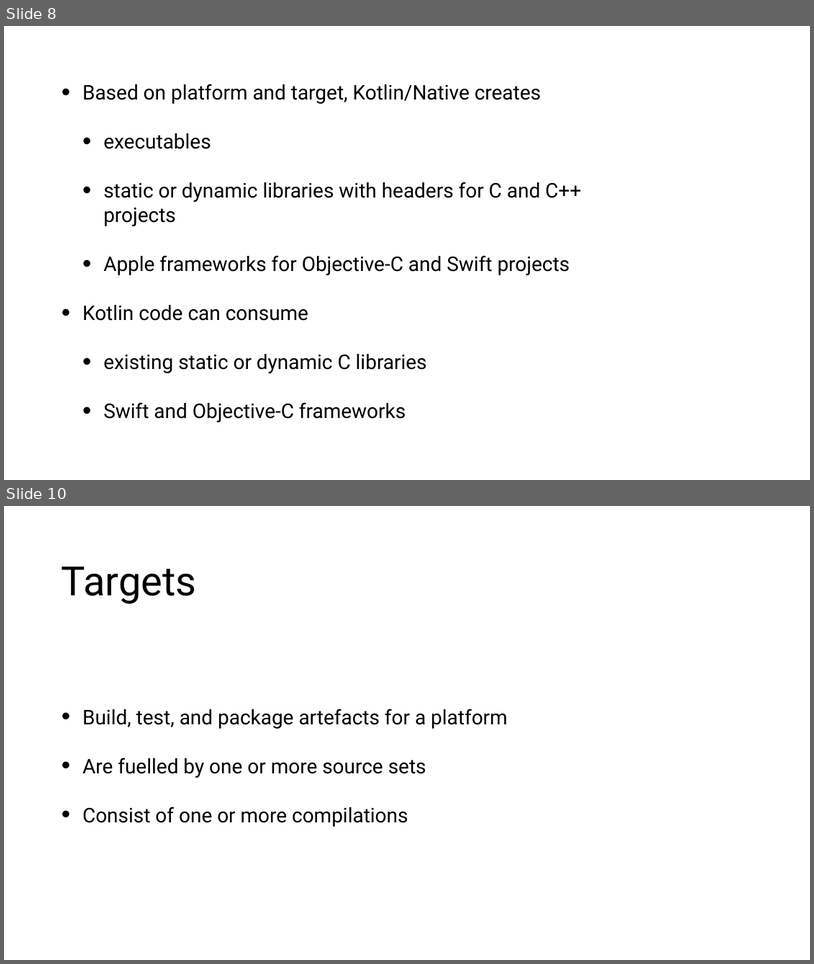
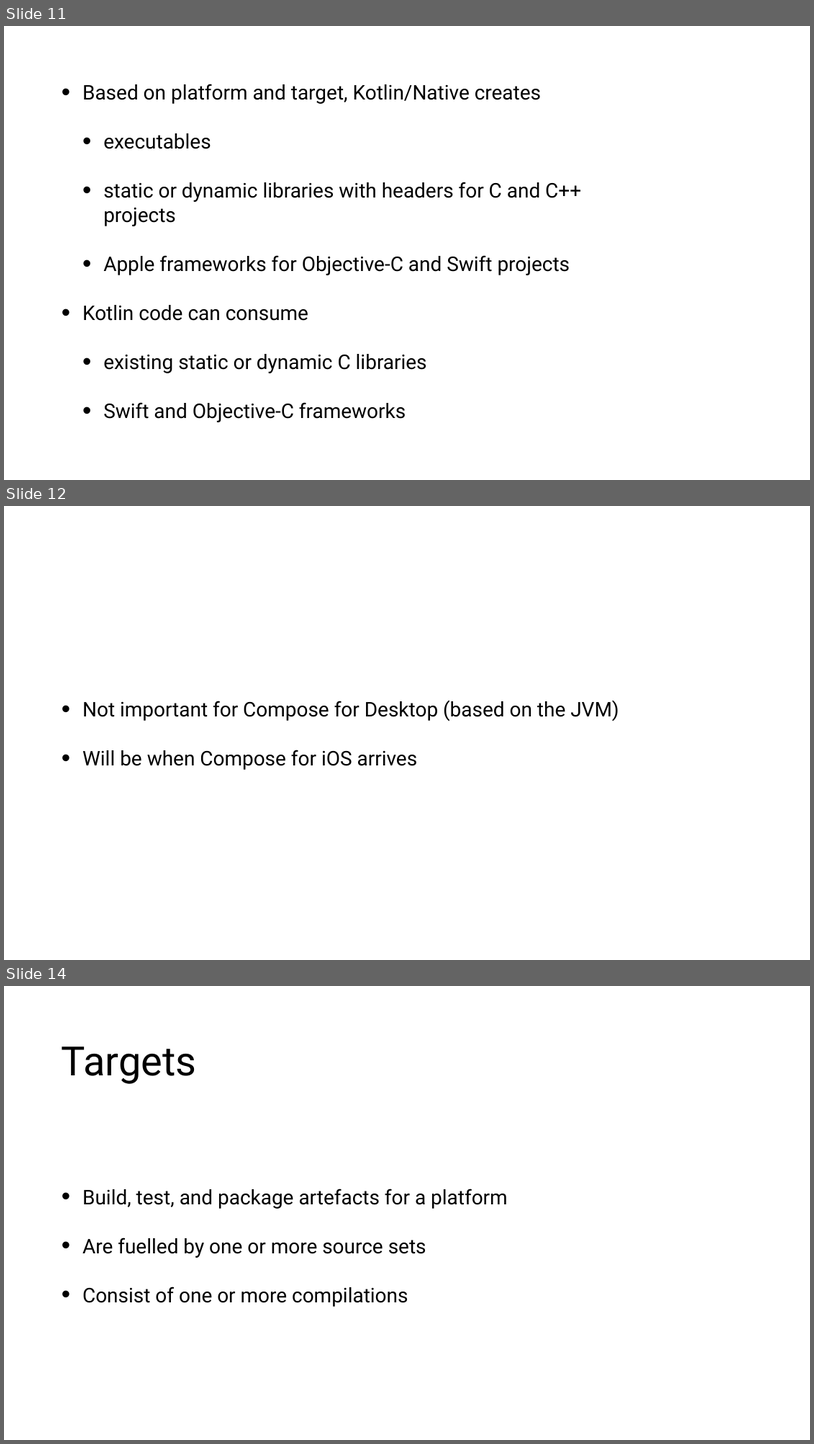
Before and after one commit to tkuenneth/compose_workshop, a slide deck: slides/06_Beyond Android.pptx. Shown one above the other, each under a label of ours: slides 8 and 10 before the commit, slides 11, 12 and 14 after it; the slides between them are not shown. The pictures are 814x964 and 814x1444 pixels, drawn with LibreOffice and Linux fonts; fonts in the diff are those of the drawing; background and template pictures are left out. Boxes give left, top, right and bottom in pixels: in the first picture for what was removed or moved away, otherwise in the second. Text is boxed around its words. In the diff, an @@ line names an element or a change of style, - is before the commit and + after.

```diff
--- a/slides/06_Beyond Android.pptx
+++ b/slides/06_Beyond Android.pptx
@@ slide 12 added at [4, 506, 810, 960], background #FFFFFF @@
@@ text added at [82, 700, 619, 770], 48 pt, text #000000 @@
+• Not important for Compose for Desktop (based on the JVM)
+• Will be when Compose for iOS arrives
@@ what was slide 8 is now slide 11 @@
@@ what was slide 10 is now slide 14 @@
```
Also in this commit, not shown: 3 slides changed, 5 other slides added, 2 slides removed.
